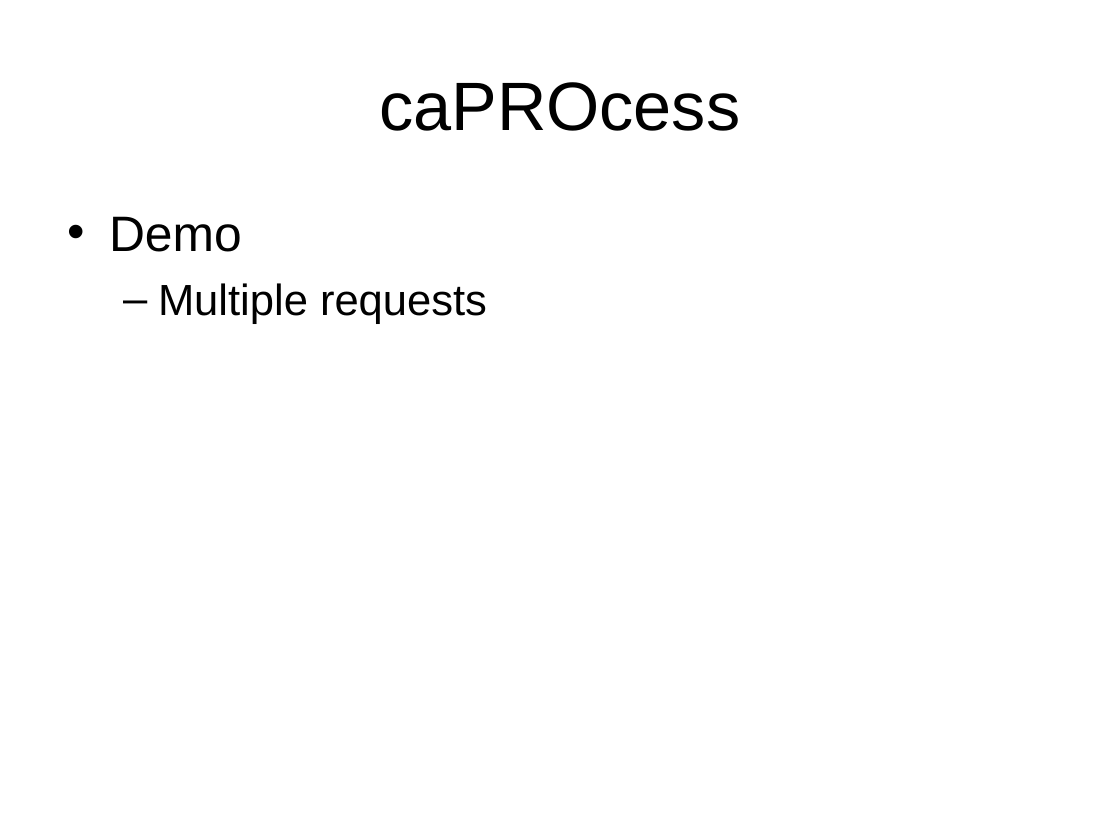
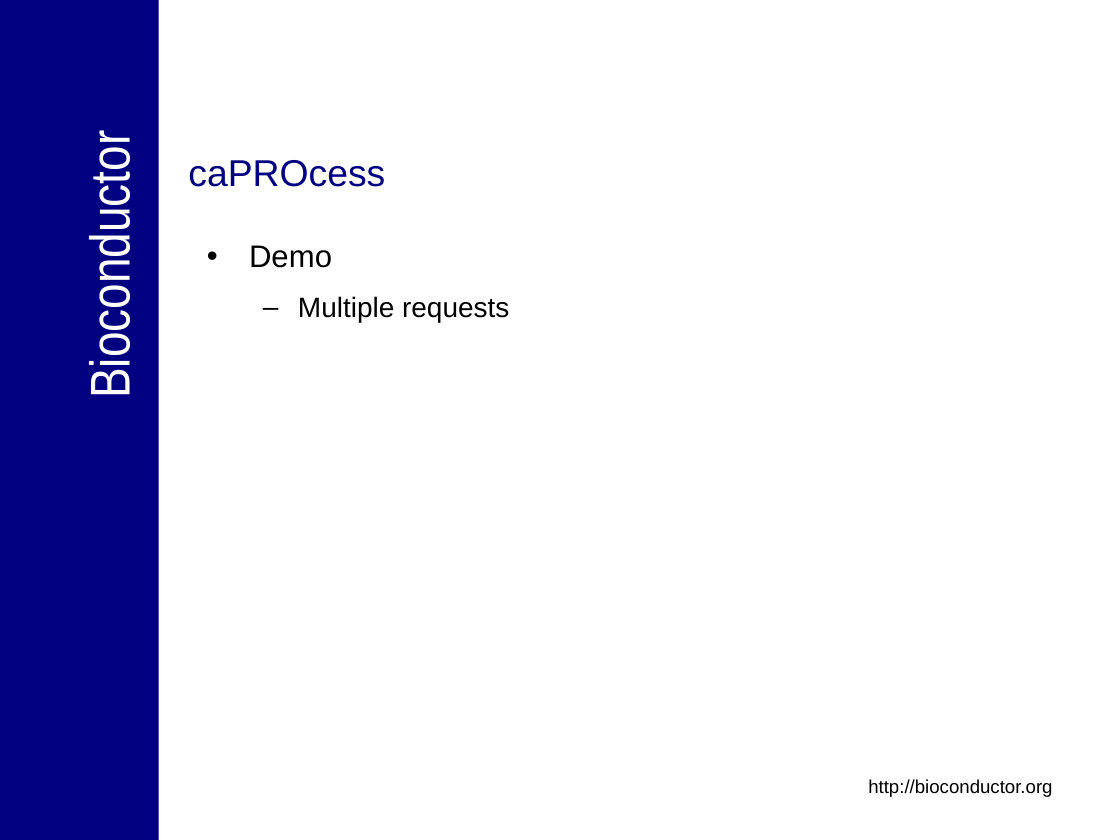
Before and after one commit to NCIP/bioconductor, a slide deck: slide 5 of bioconductor/Presentations/caBIG_Annual_Meeting_2007_Tech_Demo.ppt (slide 6 before the commit). Drawn at 1120x840 pixels with LibreOffice and Linux fonts; fonts in the diff are those of the drawing; background and template pictures are left out. Boxes give left, top, right and bottom in pixels: in the first picture for what was removed or moved away, otherwise in the second. Text is boxed around its words. In the diff, an @@ line names an element or a change of style, - is before the commit and + after.

```diff
--- a/bioconductor/Presentations/caBIG_Annual_Meeting_2007_Tech_Demo.ppt
+++ b/bioconductor/Presentations/caBIG_Annual_Meeting_2007_Tech_Demo.ppt
@@ rectangle added at [0,0,159,840], fill #000080 @@
@@ title "caPROcess": place and size @@
-title "caPROcess" at [379,82,740,131]
+title "caPROcess" at [188,160,385,187]
@@ title "caPROcess" at [188,160,385,187]: size 44 to 24 pt, text colour #000000 to #000080; alignment centre to left; vertical alignment middle to top @@
@@ text added at [78,157,141,391], 36 pt, text #FFFFFF @@
+Bioconductor
@@ text "Demo": place and size @@
-text "Demo" at [109,216,487,324]
+text "Demo" at [249,245,509,322]
@@ text "Demo" at [249,245,509,322]: size 32 to 20 pt in "Demo"; size 28 to 18 pt in "Multiple requests"; line spacing 1 to 0.95; more space between paragraphs @@
@@ text added at [868,779,1052,797], 12 pt, text #000000 @@
+http://bioconductor.org
```
Also in this commit, not shown: 5 other slides changed, 13 slides added, 8 slides removed.
